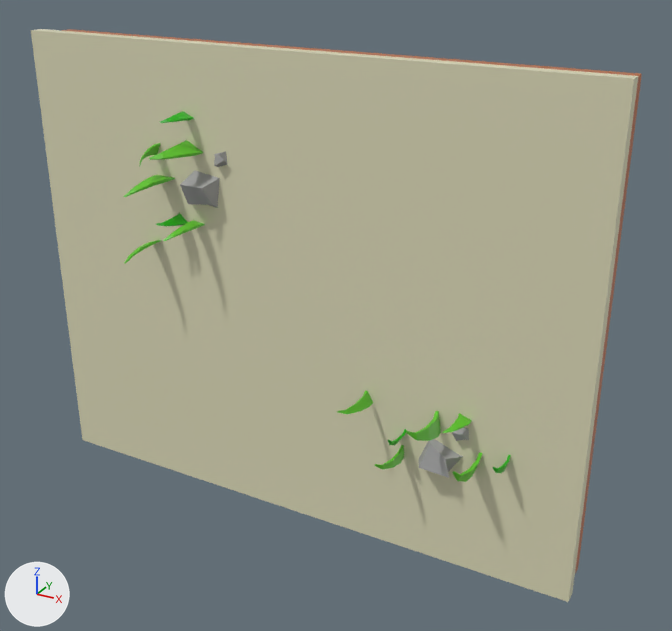
Renders of the glTF model public/objects/tile/road.gltf from each side of a commit.
Before and after are seen from a 50 mm lens placed at (1.5, -2.4, 1.2), pointed at (0.14, 0.07, -0.03). Lighting does not change. The marker at lower left points along +X, +Y and +Z. Where no turn or scale is listed for an object, it has been applied to the vertices. Vertices at the same position are counted once.
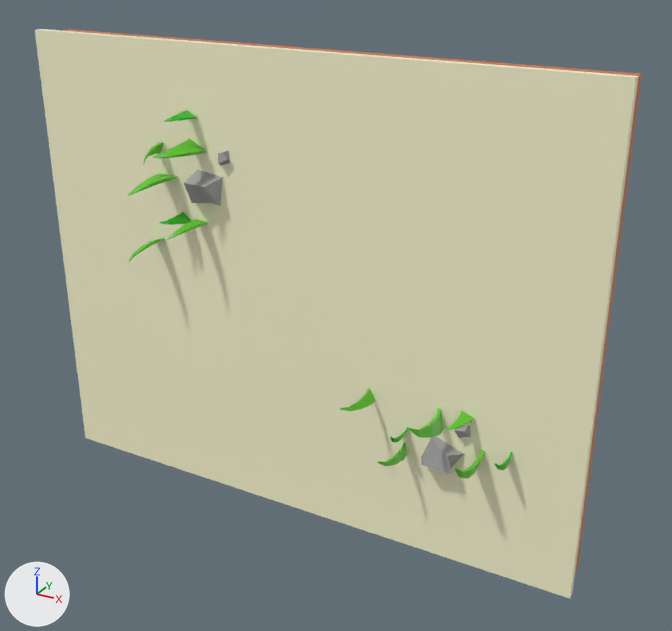
The change in detail:
Material 'Material.134' (mat_material_134) changes colour from beige #dfdcbb to beige #fffbd6; in linear values from (0.736, 0.713, 0.494) to (1.0, 0.969, 0.669).
me_cube_007 has 8 vertices, 12 faces and spans x -1.02..1.02, y -0.02..0.02, z -0.81..0.81.
me_cube_007 is used by ob_cube_007; location (0.0, 0.026, 0.0).
me_cube_007 part 1: the whole mesh is moved by (0.0, 0.01, 0.0).
Object 'Cube.310' (ob_cube_310) moves from (-0.363, 0.003, 0.586) to (-0.363, 0.023, 0.586).
Object 'Cube.316' (ob_cube_316) moves from (-0.345, 0.002, 0.483) to (-0.345, 0.022, 0.483).
Object 'Cube.320' (ob_cube_320) moves from (-0.533, 0.003, 0.13) to (-0.533, 0.023, 0.13).
Object 'Cube.325' (ob_cube_325) moves from (-0.471, 0.002, 0.367) to (-0.471, 0.022, 0.367).
Object 'Cube.326' (ob_cube_326) moves from (-0.346, 0.003, 0.226) to (-0.346, 0.023, 0.226).
Object 'Cube.327' (ob_cube_327) moves from (-0.411, 0.003, 0.233) to (-0.411, 0.023, 0.233).
Object 'Cube.008' (ob_cube_008) moves from (0.779, 0.003, -0.363) to (0.779, 0.023, -0.363).
Object 'Cube.006' (ob_cube_006) moves from (0.681, 0.002, -0.397) to (0.681, 0.022, -0.397).
Object 'Cube.005' (ob_cube_005) moves from (0.636, 0.002, -0.251) to (0.636, 0.022, -0.251).
Object 'Cube.004' (ob_cube_004) moves from (0.302, 0.003, -0.266) to (0.302, 0.023, -0.266).
Object 'Cube.003' (ob_cube_003) moves from (0.546, 0.002, -0.291) to (0.546, 0.022, -0.291).
Object 'Cube.002' (ob_cube_002) moves from (0.426, 0.003, -0.436) to (0.426, 0.023, -0.436).
Object 'Cube.009' (ob_cube_009) moves from (-0.328, -0.052, 0.356) to (-0.328, -0.032, 0.356).
Object 'Cube.010' (ob_cube_010) moves from (-0.237, -0.02, 0.458) to (-0.237, 0.0, 0.458).
Object 'Cube.012' (ob_cube_012) moves from (0.566, -0.052, -0.426) to (0.566, -0.032, -0.426).
Object 'Cube.011' (ob_cube_011) moves from (0.621, -0.02, -0.305) to (0.621, 0.0, -0.305).

Where the change shows, as pixel boxes [x1, y1, x2, y2] in the pictures (672 x 631 px):
'Cube.007', recoloured, mesh moved: before [31, 29, 638, 602]; after [35, 29, 638, 599]
'Cube.009', moved: before [180, 170, 220, 208]; after [184, 170, 223, 206]
'Cube.012', moved: before [419, 439, 463, 478]; after [421, 436, 464, 474]
'Cube.316', moved: before [149, 140, 203, 160]; after [153, 139, 206, 158]
'Cube.003', moved: before [406, 411, 441, 441]; after [409, 408, 443, 438]
'Cube.325', moved: before [123, 175, 175, 197]; after [128, 174, 178, 196]
'Cube.004', moved: before [337, 391, 373, 414]; after [340, 388, 376, 412]
'Cube.006', moved: before [453, 452, 482, 482]; after [455, 449, 484, 478]
'Cube.002', moved: before [375, 445, 404, 470]; after [377, 443, 406, 467]
'Cube.326', moved: before [163, 220, 205, 241]; after [167, 219, 208, 240]
'Cube.005', moved: before [442, 413, 472, 433]; after [445, 411, 474, 430]
'Cube.327', moved: before [156, 213, 188, 226]; after [160, 212, 191, 225]
'Cube.310', moved: before [160, 111, 194, 123]; after [164, 110, 197, 122]
'Cube.011', moved: before [452, 427, 469, 441]; after [454, 425, 471, 438]
'Cube.010', moved: before [214, 151, 228, 167]; after [218, 150, 231, 165]
'Cube.320', moved: before [125, 240, 162, 263]; after [128, 238, 165, 262]
'Cube.008', moved: before [493, 455, 511, 473]; after [495, 452, 512, 470]
